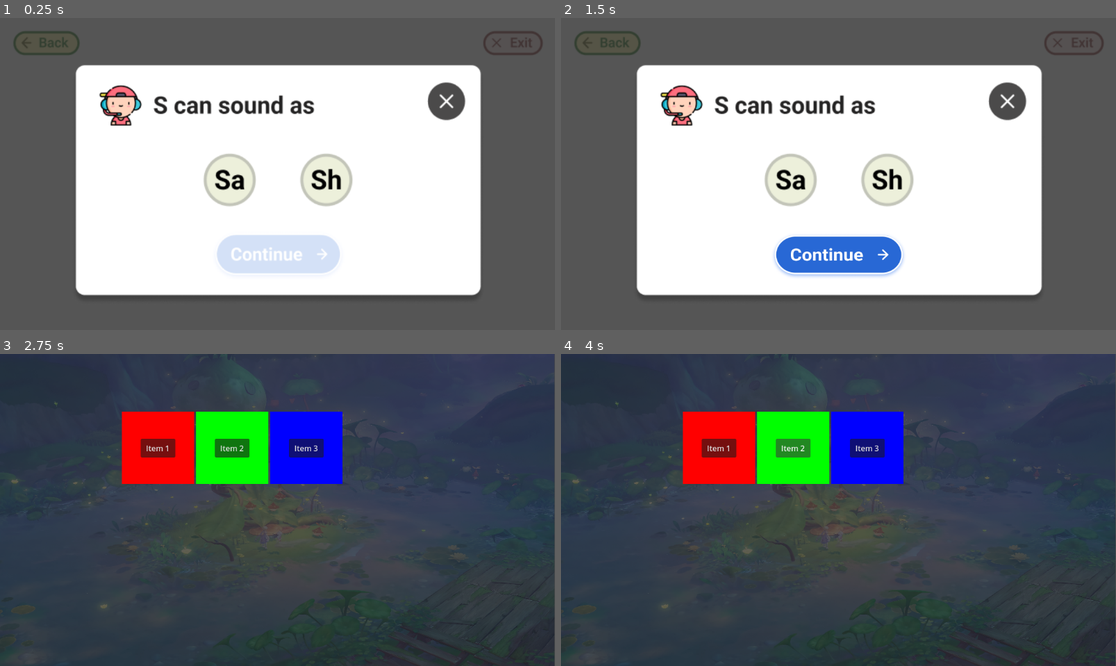
Above: before the commit, frames 1-4 (two rows, left to right).
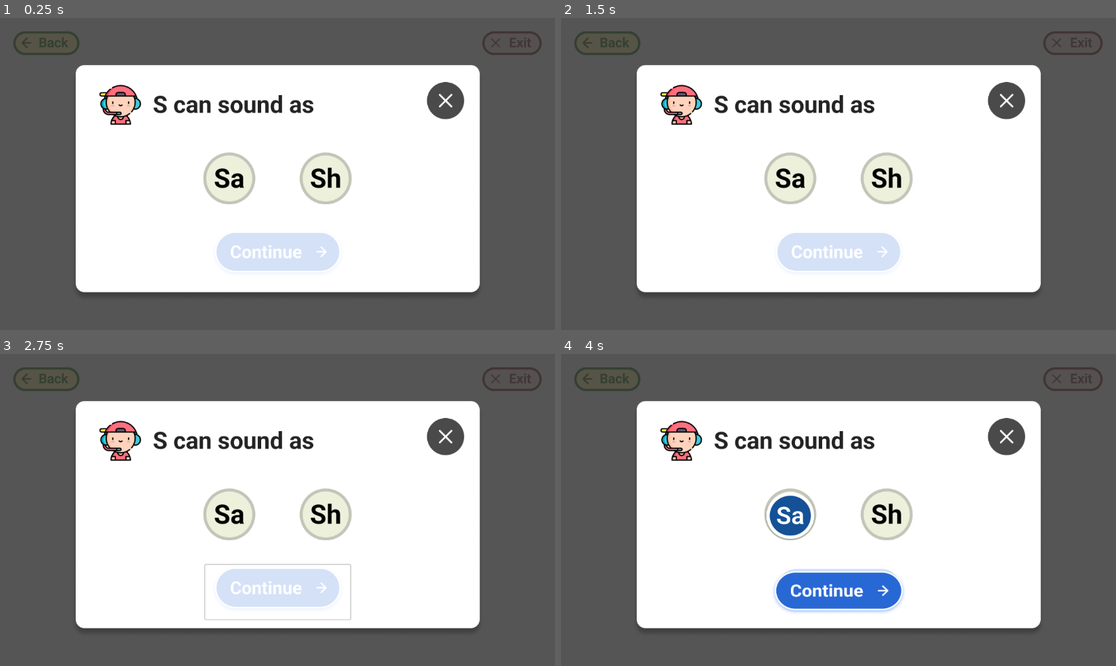
Above: after the commit, the same moments.

Repository: infernodragon456/ICCSR-Game-for-RaspberryPI
Game: Godot game, scene res://scenes/select_sound.tscn
The game is run twice, just before and just after one commit, with the same random seed, the same clock (stepped at 60 frames per second) and the same inputs. This scene is started directly instead of the project's main scene.
Inputs (mouse positions are in pixels of both pictures, inside the frame that each line leads up to; where the layout moved, square brackets give the same spot in the first picture):
- Up to frame 1 (0.25 s): no input
- Up to frame 2 (1.5 s): click (788, 180) at 0.5 s; click (888, 180) at 1.25 s
- Up to frame 3 (2.75 s): click (277, 591) at 2.02 s
- Up to frame 4 (4 s): click (788, 516) [716, 447] at 2.75 s; click (788, 516) [794, 447] at 3.5 s

The runs differ from the first frame. In frame 1, 3.7% of the frame differs, in the area x 13-98%, y 5-89%; in frame 2, 6.0%; in frame 3, 99%; in frame 4, 99%, in the area x 0-100%, y 0-100%.

Commit message:
fix bugs and replace sound selection bg

Diff:
--- a/scenes/button_letter.gd
+++ b/scenes/button_letter.gd
@@ -11,4 +11,17 @@
 	pass
 
 func on_letter_pressed() :
-	get_tree().change_scene_to_file("res://scenes/select_sound.tscn")
+	match name:
+		"Button1":
+			print("Button1 was pressed")
+			get_tree().change_scene_to_file("res://scenes/select_sound.tscn")
+		"Button2":
+			print("Button2 was pressed")
+		"Button3":
+			print("Button3 was pressed")
+		"Button4":
+			print("Button4 was pressed")
+		"Button5":
+			print("Button5 was pressed")
+		_:
+			print("Unknown button pressed: ", name)
--- a/scenes/choose_letter.tscn
+++ b/scenes/choose_letter.tscn
@@ -81,65 +81,71 @@
 [node name="Exit" parent="." instance=ExtResource("2_dtdv2")]
 layout_mode = 1
 
-[node name="Button" type="Button" parent="."]
+[node name="Button1" type="Button" parent="."]
 layout_mode = 0
-offset_left = 189.0
-offset_top = 308.0
-offset_right = 308.0
-offset_bottom = 414.0
+anchor_left = 0.164063
+anchor_top = 0.475309
+anchor_right = 0.267361
+anchor_bottom = 0.638889
 theme_override_styles/focus = SubResource("StyleBoxTexture_5hvvf")
 theme_override_styles/hover = SubResource("StyleBoxTexture_a6vbg")
 theme_override_styles/pressed = SubResource("StyleBoxTexture_xo4lr")
 theme_override_styles/normal = SubResource("StyleBoxTexture_se11c")
 script = ExtResource("2_mv2k1")
+metadata/_edit_use_anchors_ = true
 
 [node name="Button2" type="Button" parent="."]
 layout_mode = 0
-offset_left = 355.0
-offset_top = 310.0
-offset_right = 474.0
-offset_bottom = 416.0
+anchor_left = 0.30816
+anchor_top = 0.478395
+anchor_right = 0.411458
+anchor_bottom = 0.641975
+offset_bottom = 3.05176e-05
 theme_override_styles/focus = SubResource("StyleBoxTexture_yqf8x")
 theme_override_styles/hover = SubResource("StyleBoxTexture_fpqeh")
 theme_override_styles/pressed = SubResource("StyleBoxTexture_gyro6")
 theme_override_styles/normal = SubResource("StyleBoxTexture_rihh5")
 script = ExtResource("2_mv2k1")
+metadata/_edit_use_anchors_ = true
 
 [node name="Button3" type="Button" parent="."]
 layout_mode = 0
-offset_left = 516.0
-offset_top = 308.0
-offset_right = 635.0
-offset_bottom = 414.0
+anchor_left = 0.447917
+anchor_top = 0.475309
+anchor_right = 0.551215
+anchor_bottom = 0.638889
 theme_override_styles/focus = SubResource("StyleBoxTexture_uimtq")
 theme_override_styles/hover = SubResource("StyleBoxTexture_x26xj")
 theme_override_styles/pressed = SubResource("StyleBoxTexture_xenu6")
 theme_override_styles/normal = SubResource("StyleBoxTexture_x6txj")
 script = ExtResource("2_mv2k1")
+metadata/_edit_use_anchors_ = true
 
 [node name="Button4" type="Button" parent="."]
 layout_mode = 0
-offset_left = 682.0
-offset_top = 308.0
-offset_right = 801.0
-offset_bottom = 414.0
+anchor_left = 0.592014
+anchor_top = 0.475309
+anchor_right = 0.695313
+anchor_bottom = 0.638889
 theme_override_styles/focus = SubResource("StyleBoxTexture_drvn5")
 theme_override_styles/hover = SubResource("StyleBoxTexture_shdva")
 theme_override_styles/pressed = SubResource("StyleBoxTexture_mkp5u")
 theme_override_styles/normal = SubResource("StyleBoxTexture_4tlhn")
 script = ExtResource("2_mv2k1")
+metadata/_edit_use_anchors_ = true
 
 [node name="Button5" type="Button" parent="."]
 layout_mode = 0
-offset_left = 840.0
-offset_top = 308.0
-offset_right = 959.0
-offset_bottom = 414.0
+anchor_left = 0.729167
+anchor_top = 0.475309
+anchor_right = 0.832465
+anchor_bottom = 0.638889
 theme_override_styles/focus = SubResource("StyleBoxTexture_37h6y")
 theme_override_styles/hover = SubResource("StyleBoxTexture_o8k14")
 theme_override_styles/pressed = SubResource("StyleBoxTexture_iq15e")
 theme_override_styles/normal = SubResource("StyleBoxTexture_wiaf0")
 script = ExtResource("2_mv2k1")
+metadata/_edit_use_anchors_ = true
 
 [node name="Back" type="Button" parent="."]
 layout_mode = 0
@@ -154,7 +160,7 @@
 script = ExtResource("3_14ljt")
 metadata/_edit_use_anchors_ = true
 
-[connection signal="pressed" from="Button" to="Button" method="on_letter_pressed"]
+[connection signal="pressed" from="Button1" to="Button1" method="on_letter_pressed"]
 [connection signal="pressed" from="Button2" to="Button2" method="on_letter_pressed"]
 [connection signal="pressed" from="Button3" to="Button3" method="on_letter_pressed"]
 [connection signal="pressed" from="Button4" to="Button4" method="on_letter_pressed"]
--- a/scenes/select_sound.tscn
+++ b/scenes/select_sound.tscn
@@ -1,13 +1,13 @@
 [gd_scene load_steps=23 format=3 uid="uid://yy0jqyl17vp0"]
 
-[ext_resource type="Texture2D" uid="uid://lmkgopbdkakx" path="res://assets/sound_ss.png" id="1_kksy8"]
+[ext_resource type="Texture2D" uid="uid://cpwp372lbaumj" path="res://assets/sound_selection_bg.png" id="1_qhxja"]
 [ext_resource type="Texture2D" uid="uid://56fc6l0clbqh" path="res://assets/Frame 3.png" id="2_514bf"]
 [ext_resource type="Script" path="res://scripts/sound_buttons.gd" id="3_g5wfa"]
 [ext_resource type="Texture2D" uid="uid://csripgjgxokp" path="res://assets/continue_class.png" id="4_3k5hv"]
 [ext_resource type="Script" path="res://scripts/continue_sound.gd" id="5_n4k3u"]
 
 [sub_resource type="StyleBoxTexture" id="StyleBoxTexture_sj024"]
-texture = ExtResource("1_kksy8")
+texture = ExtResource("1_qhxja")
 
 [sub_resource type="StyleBoxTexture" id="StyleBoxTexture_s63mj"]
 texture = ExtResource("2_514bf")
@@ -65,52 +65,57 @@
 
 [node name="Button" type="Button" parent="."]
 layout_mode = 0
-offset_left = 422.0
-offset_top = 284.0
-offset_right = 530.0
-offset_bottom = 389.0
+anchor_left = 0.366319
+anchor_top = 0.438272
+anchor_right = 0.460069
+anchor_bottom = 0.600309
 theme_override_styles/focus = SubResource("StyleBoxTexture_s63mj")
 theme_override_styles/hover = SubResource("StyleBoxEmpty_x1obq")
 theme_override_styles/pressed = SubResource("StyleBoxTexture_qk4ox")
 theme_override_styles/normal = SubResource("StyleBoxEmpty_bny5c")
 script = ExtResource("3_g5wfa")
+metadata/_edit_use_anchors_ = true
 
 [node name="Button2" type="Button" parent="."]
 layout_mode = 0
-offset_left = 620.0
-offset_top = 282.0
-offset_right = 728.0
-offset_bottom = 387.0
+anchor_left = 0.538194
+anchor_top = 0.435185
+anchor_right = 0.631944
+anchor_bottom = 0.597222
 theme_override_styles/focus = SubResource("StyleBoxTexture_vgjo0")
 theme_override_styles/hover = SubResource("StyleBoxEmpty_picgd")
 theme_override_styles/pressed = SubResource("StyleBoxTexture_uj6kb")
 theme_override_styles/normal = SubResource("StyleBoxEmpty_7vrd0")
 script = ExtResource("3_g5wfa")
+metadata/_edit_use_anchors_ = true
 
 [node name="continue" type="Button" parent="."]
 layout_mode = 0
-offset_left = 426.0
-offset_top = 438.0
-offset_right = 727.0
-offset_bottom = 551.0
+anchor_left = 0.369792
+anchor_top = 0.675926
+anchor_right = 0.631076
+anchor_bottom = 0.850309
 theme_override_styles/disabled = SubResource("StyleBoxEmpty_52tom")
 theme_override_styles/hover = SubResource("StyleBoxTexture_dgp33")
 theme_override_styles/pressed = SubResource("StyleBoxTexture_21giv")
 theme_override_styles/normal = SubResource("StyleBoxTexture_xur0m")
 disabled = true
 script = ExtResource("5_n4k3u")
+metadata/_edit_use_anchors_ = true
 
 [node name="close" type="Button" parent="."]
 layout_mode = 0
-offset_left = 887.0
-offset_top = 135.0
-offset_right = 965.0
-offset_bottom = 212.0
+anchor_left = 0.769965
+anchor_top = 0.208333
+anchor_right = 0.837674
+anchor_bottom = 0.327161
+offset_bottom = -1.52588e-05
 theme_override_styles/focus = SubResource("StyleBoxEmpty_8jdyv")
 theme_override_styles/hover = SubResource("StyleBoxEmpty_557cn")
 theme_override_styles/pressed = SubResource("StyleBoxEmpty_60emt")
 theme_override_styles/normal = SubResource("StyleBoxEmpty_aenwp")
 script = ExtResource("5_n4k3u")
+metadata/_edit_use_anchors_ = true
 
 [connection signal="pressed" from="Button" to="continue" method="_on_button_1_pressed"]
 [connection signal="pressed" from="Button2" to="continue" method="_on_button_2_pressed"]
--- a/scripts/class_button.gd
+++ b/scripts/class_button.gd
@@ -23,6 +23,5 @@
 			print("Button4 was pressed")
 		"Button5":
 			print("Button5 was pressed")
-			#get_tree().change_scene_to_file("res://scenes/choose_letter.tscn")
 		_:
 			print("Unknown button pressed: ", name)
--- a/scripts/continue.gd
+++ b/scripts/continue.gd
@@ -13,7 +13,7 @@
 
 func _on_button_5_pressed() -> void:
 	var continue_button = get_node("../Continue")  # Adjust the path if needed
-	continue_button.disabled = false
+	continue_button.disabled = Global.practice_mode
 	print(continue_button)
 
 
@@ -39,7 +39,7 @@
 
 func _on_button_1_pressed() -> void:
 	var continue_button = get_node("../Continue")  # Adjust the path if needed
-	continue_button.disabled = true
+	continue_button.disabled = !Global.practice_mode
 	pass # Replace with function body.
 
 func _on_continue1_pressed() :
--- a/scripts/continue_sound.gd
+++ b/scripts/continue_sound.gd
@@ -18,7 +18,7 @@
 
 func _on_button_2_pressed() -> void:
 	var continue_button = get_node("../continue")  # Adjust the path if needed
-	continue_button.disabled = false
+	continue_button.disabled = true
 	print(continue_button)
 
 
Binary file added: assets/sound_selection_bg.png
Not shown, changed: assets/sound_selection_bg.png.import
Binary file removed: assets/sound_ss.png
